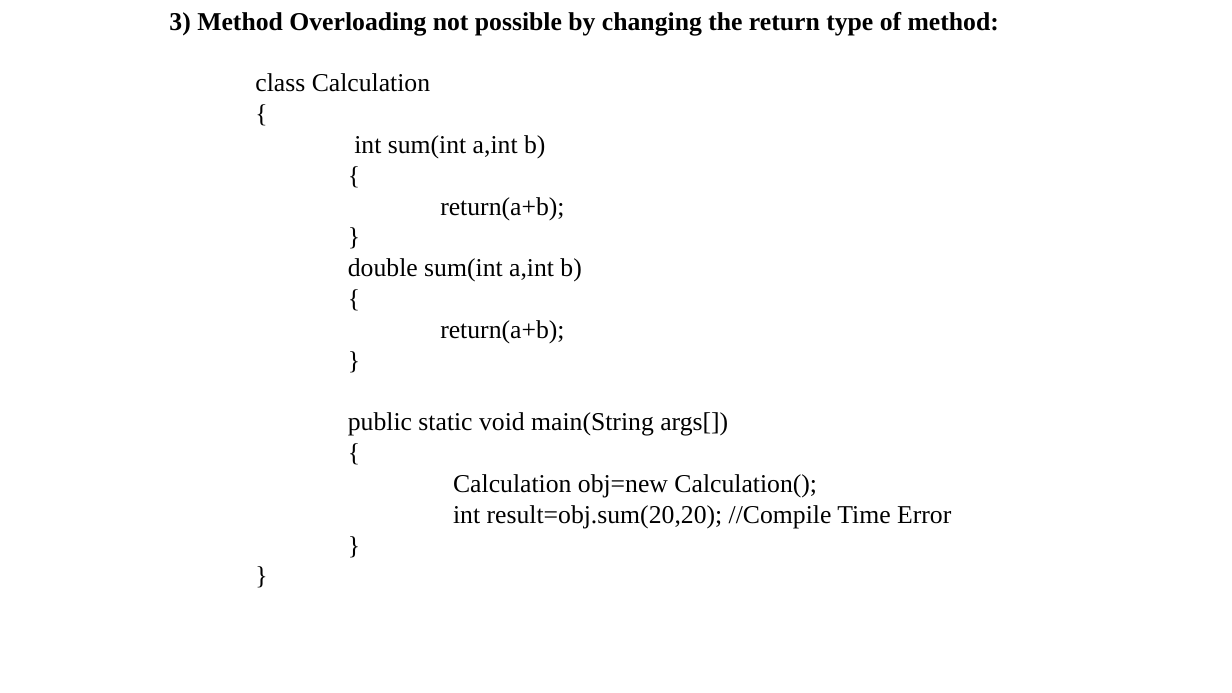
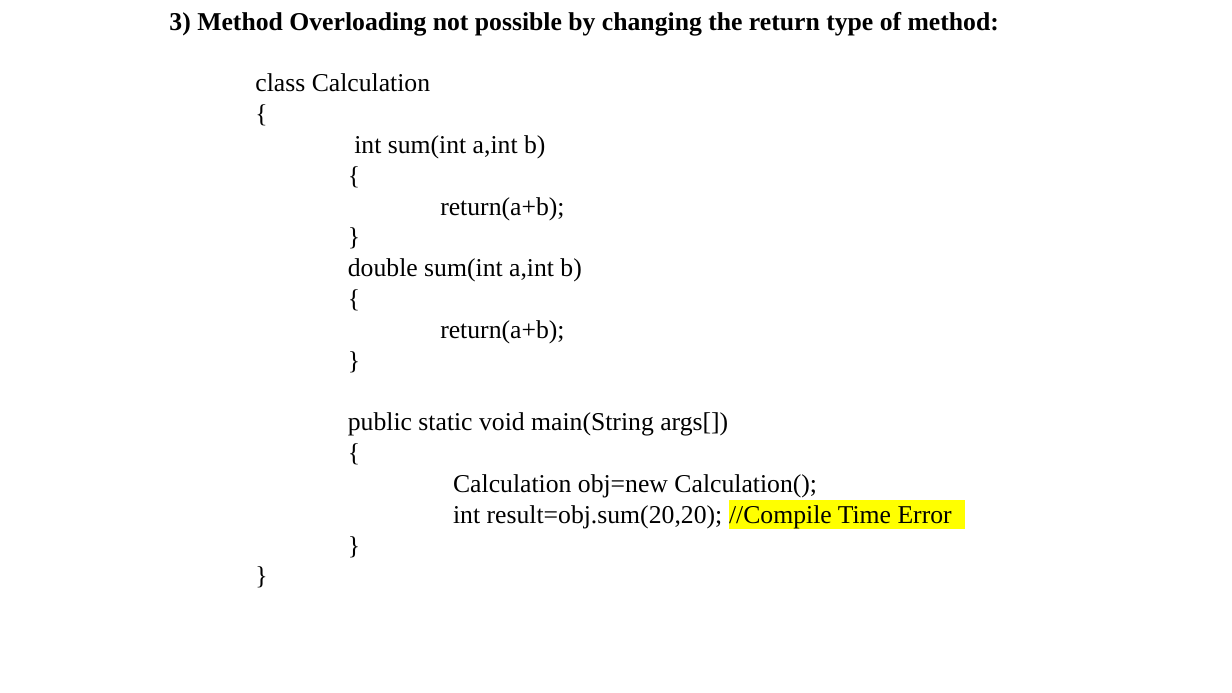
Before and after one commit to itsdeekshit098/STUDIES, a slide deck: slide 27 of java/sem 3/mod 2/Module 2 Class, objects and methods.pptx. Drawn at 1232x693 pixels with LibreOffice and Linux fonts; fonts in the diff are those of the drawing. Boxes give left, top, right and bottom in pixels: in the first picture for what was removed or moved away, otherwise in the second. Text is boxed around its words. In the diff, an @@ line names an element or a change of style, - is before the commit and + after.

```diff
--- a/java/sem 3/mod 2/Module 2 Class, objects and methods.pptx
+++ b/java/sem 3/mod 2/Module 2 Class, objects and methods.pptx
@@ text at bbox=[453, 505, 952, 528]: highlight none to #FFFF00 in "//Compile Time Error" @@
```
Also in this commit, not shown: 46 other files.
